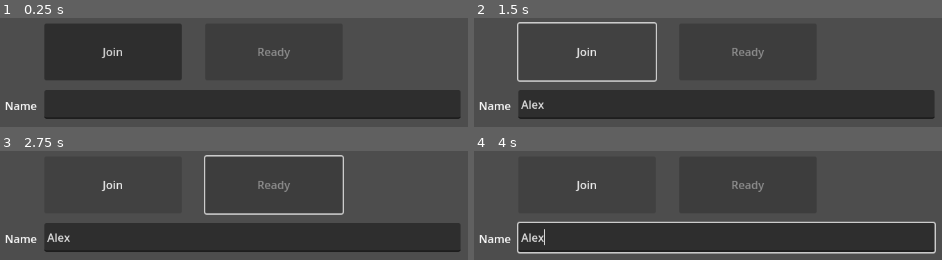
Above: before the commit, frames 1-4 (two rows, left to right).
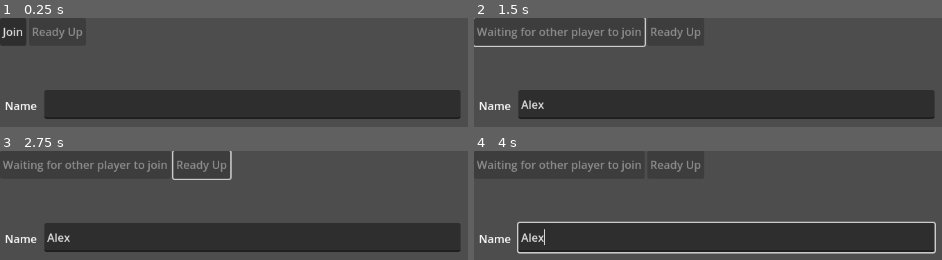
Above: after the commit, the same moments.

Repository: americoperez49/GodotDedicatedServerExample
Game: Godot game, scene res://scenes/UI/ui.tscn
The game is run twice, just before and just after one commit, with the same random seed, the same clock (stepped at 60 frames per second) and the same inputs. The engine's default icon, where the game draws it, is replaced by a stand-in: a white triangle on a blue panel in a dark square.
Inputs (mouse positions are in pixels of both pictures, inside the frame that each line leads up to):
- Up to frame 1 (0.25 s): no input
- Up to frame 2 (1.5 s): click (726, 104) at 0.52 s; type "Alex" at 0.6 s; click "Join" at 1.25 s
- Up to frame 3 (2.75 s): hold Right (ui_right) from 2.03 s (still down)
- Up to frame 4 (4 s): tap Enter (ui_accept) at 2.75, 3.02, 3.5 s; release Right (ui_right) at 2.78 s; hold Down (ui_down) 2.78-3.53 s; hold Right (ui_right) from 3.53 s (still down)

The runs differ from the first frame. In frame 1, 15% of the frame differs, in the area x 0-62%, y 0-57%; in frame 2, 3.5%; in frame 3, 3.5%; in frame 4, 1.6%.

Commit message:
updated everything to allow players to join and ready up

Diff:
--- a/Globals/Client.gd
+++ b/Globals/Client.gd
@@ -2,6 +2,7 @@
 
 signal client_has_connected_to_server
 signal all_players_have_connected_to_server
+signal player_ready_status_has_changed
 var peer:ENetMultiplayerPeer
 
 
@@ -25,10 +26,29 @@
 func send_player_data_to_server(Name):
 	Server.gather_player_data.rpc_id(1,multiplayer.get_unique_id(),Name)
 
+
+func let_server_know_client_has_ready_uped():
+	Server.client_has_ready_uped.rpc_id(1,multiplayer.get_unique_id())
+
+
+@rpc("authority","call_remote","reliable")
+func ready_up_acknowledged(player_id):
+	GameManager.Players[player_id].Ready = "Ready"
+	player_ready_status_has_changed.emit(player_id)
+	pass
+
+
 @rpc("authority","call_remote","reliable")
 func all_players_have_connected(players):
 		GameManager.Players = players
 		all_players_have_connected_to_server.emit()
+
+#anyone (client or server) can call this function and it will run both locally for the peer who called it and remotely for all other peers
+@rpc("authority","call_local","reliable")
+func start_game():
+	var scene:PackedScene = load("res://scenes/main/main.tscn") as PackedScene
+	get_tree().root.add_child(scene.instantiate())
+	GameManager.game_started.emit()
 
 
 #only called on client when a peer has successfully established a connection to the server
--- a/Globals/EventBus.gd
+++ b/Globals/EventBus.gd
@@ -7,5 +7,5 @@
 
 
 # Called every frame. 'delta' is the elapsed time since the previous frame.
-func _process(delta):
+func _process(_delta):
 	pass
--- a/Globals/GameManager.gd
+++ b/Globals/GameManager.gd
@@ -1,5 +1,4 @@
 extends Node
 
-enum READY_STATE {NOT_READY,READY}
-
+signal game_started
 var Players:Dictionary = {}
--- a/Globals/Server.gd
+++ b/Globals/Server.gd
@@ -8,11 +8,12 @@
 # Called when the node enters the scene tree for the first time.
 func _ready():
 	if OS.has_feature("dedicated_server"):
-		host_game()
+		_host_game()
 
 
+#region Private Functions
 
-func host_game():
+func _host_game():
 	# we create a new peer object
 	peer = ENetMultiplayerPeer.new()
 
@@ -27,11 +28,10 @@
 	Utils._who_created_this_message(peer)
 	print("waiting for other players" + "\n")
 
-@rpc("authority","call_remote","reliable")
-func send_player_data_to_clients(players):
-	print("Player data arrived at client")
-	GameManager.Players = players
-	pass
+func _two_players_have_connected():
+	return GameManager.Players.size() == 2
+#endregion
+
 
 @rpc("any_peer","reliable")
 func gather_player_data(ID,Name):
@@ -41,14 +41,29 @@
 		GameManager.Players[ID]= {
 			"ID":ID,
 			"Name":Name,
-			"Ready":GameManager.READY_STATE.NOT_READY,
+			"Ready":"Not Ready",
 			"Added_To_Scene":false
 		}
 
 	if _two_players_have_connected():
-		print("letting clients know that two players have connected and that they can show the ready list and enable the ready button")
+		print("Letting clients know that two players have connected and that they can show the ready list and enable the ready button")
 		Client.all_players_have_connected.rpc(GameManager.Players)
 	pass
 
-func _two_players_have_connected():
-	return GameManager.Players.size() == 2
+@rpc("any_peer","call_remote","reliable")
+func client_has_ready_uped(player_id):
+	print("Sever has recieved ready up message from: " + str(player_id))
+	GameManager.Players[player_id].Ready = "Ready"
+	Client.ready_up_acknowledged.rpc(player_id)
+
+
+	var all_players_are_ready = true
+	for id in GameManager.Players:
+		if GameManager.Players[id].Ready == "Not Ready":
+			all_players_are_ready = false
+
+	#start the game if all players are ready
+	if all_players_are_ready:
+		print("Server is starting the game")
+		Client.start_game.rpc()
+	pass
--- a/scenes/UI/ui.gd
+++ b/scenes/UI/ui.gd
@@ -3,73 +3,66 @@
 
 @export var player_name_input_field:LineEdit
 @export var player_list:VBoxContainer
+@export var join_button:Button
 @export var ready_button:Button
 
 func _ready():
 	Client.client_has_connected_to_server.connect(_on_client_has_connected_to_server)
 	Client.all_players_have_connected_to_server.connect(_on_all_players_have_connected_to_server)
+	Client.player_ready_status_has_changed.connect(_on_player_ready_status_has_changed)
 
-#anyone (client or server) can call this function and it will run both locally for the peer who called it and remotely for all other peers
-@rpc("any_peer","call_local","reliable")
-func start_game():
-	var scene:PackedScene = load("res://scenes/main/main.tscn") as PackedScene
-	get_tree().root.add_child(scene.instantiate())
-	hide()
+	GameManager.game_started.connect(_on_game_started)
 
 
-@rpc("any_peer","call_local","reliable")
-func ready_up(player_id:int):
-	#assume all players are ready to start the game
-	var all_players_are_ready = true
-
-	#change the ready state of the player
-	GameManager.Players[player_id].Ready = GameManager.READY_STATE.READY
-
-	#update the label to show that player is ready
-	var player_labels:Array[Node] = player_list.get_children()
-	for label:Label in player_labels:
-		if label.name == str(player_id):
-			label.text = GameManager.Players[player_id].Name + ": Ready"
-
-	#actually determine if all players are ready
-	for id in GameManager.Players:
-		if GameManager.Players[id].Ready == GameManager.READY_STATE.NOT_READY:
-			all_players_are_ready = false
-
-	#start the game if all players are ready
-	if all_players_are_ready:
-		start_game.rpc()
 
 
-func create_ready_list():
-	for id in GameManager.Players:
+func _create_ready_list():
+	for player_id in GameManager.Players:
 		var label:Label = Label.new()
-		label.text= GameManager.Players[id].Name + ": Not Ready"
-		label.name = str(id)
+		label.text= GameManager.Players[player_id].Name + ": " + GameManager.Players[player_id].Ready
+		label.name = str(player_id)
 		player_list.add_child(label)
 	print("ready list created on client: " + str(multiplayer.get_unique_id()))
 
 
 
-func enable_ready_button():
+func _enable_ready_button():
 	print("Ready button enabled on client: " + str(multiplayer.get_unique_id()))
 	ready_button.disabled = false
+	join_button.queue_free()
 
 
 # called when user pressed the join button
 func _on_join_button_pressed():
+	join_button.disabled = true
+	join_button.text = "Waiting for other player to join"
 	Client.connect_client()
 
 
 # called when user pressed the start game button
 func _on_ready_button_pressed():
 	# we make an rpc call on all players (server and clients) to create the main game scene
-	ready_up.rpc(multiplayer.get_unique_id())
+	Client.let_server_know_client_has_ready_uped()
+
 
 func _on_client_has_connected_to_server():
 	Client.send_player_data_to_server(player_name_input_field.text)
 
 
+func _on_player_ready_status_has_changed(player_id):
+
+	#update the label to show that player is ready
+	var player_labels:Array[Node] = player_list.get_children()
+	for label:Label in player_labels:
+		label.queue_free()
+	if (multiplayer.get_unique_id() == player_id):
+		ready_button.text = "Waiting for other player to Ready Up"
+	_create_ready_list()
+
+
 func _on_all_players_have_connected_to_server():
-	create_ready_list()
-	enable_ready_button()
+	_create_ready_list()
+	_enable_ready_button()
+
+func _on_game_started():
+	hide()
--- a/scenes/UI/ui.tscn
+++ b/scenes/UI/ui.tscn
@@ -2,7 +2,7 @@
 
 [ext_resource type="Script" path="res://scenes/UI/ui.gd" id="1_n4ulp"]
 
-[node name="UI" type="Control" node_paths=PackedStringArray("player_name_input_field", "player_list", "ready_button")]
+[node name="UI" type="Control" node_paths=PackedStringArray("player_name_input_field", "player_list", "join_button", "ready_button")]
 layout_mode = 3
 anchors_preset = 15
 anchor_right = 1.0
@@ -12,25 +12,25 @@
 script = ExtResource("1_n4ulp")
 player_name_input_field = NodePath("player_name_input_field")
 player_list = NodePath("PlayerList")
-ready_button = NodePath("ready_button")
+join_button = NodePath("HBoxContainer/join_button")
+ready_button = NodePath("HBoxContainer/ready_button")
 
-[node name="join_button" type="Button" parent="."]
+[node name="HBoxContainer" type="HBoxContainer" parent="."]
 layout_mode = 0
-offset_left = 64.0
-offset_top = 8.0
-offset_right = 262.0
-offset_bottom = 90.0
+offset_right = 40.0
+offset_bottom = 40.0
+
+[node name="join_button" type="Button" parent="HBoxContainer"]
+custom_minimum_size = Vector2(38, 40)
+layout_mode = 2
 text = "Join
 "
 
-[node name="ready_button" type="Button" parent="."]
-layout_mode = 0
-offset_left = 296.0
-offset_top = 8.0
-offset_right = 494.0
-offset_bottom = 90.0
+[node name="ready_button" type="Button" parent="HBoxContainer"]
+custom_minimum_size = Vector2(38, 40)
+layout_mode = 2
 disabled = true
-text = "Ready"
+text = "Ready Up"
 
 [node name="player_name_input_field" type="LineEdit" parent="."]
 layout_mode = 0
@@ -54,5 +54,5 @@
 offset_right = 112.0
 offset_bottom = 336.0
 
-[connection signal="pressed" from="join_button" to="." method="_on_join_button_pressed"]
-[connection signal="pressed" from="ready_button" to="." method="_on_ready_button_pressed"]
+[connection signal="pressed" from="HBoxContainer/join_button" to="." method="_on_join_button_pressed"]
+[connection signal="pressed" from="HBoxContainer/ready_button" to="." method="_on_ready_button_pressed"]
--- a/scenes/player/player.gd
+++ b/scenes/player/player.gd
@@ -18,7 +18,7 @@
 	set_multiplayer_authority(id)
 
 # Called every frame. 'delta' is the elapsed time since the previous frame.
-func _process(delta):
+func _process(_delta):
 	# we check to make sure that we have authority over the node.
 	# the server will only have authority over its resepdtive player
 	# the client will only have authority over their respective player
Not shown, changed: Server.console.exe
Not shown, changed: Server.exe
